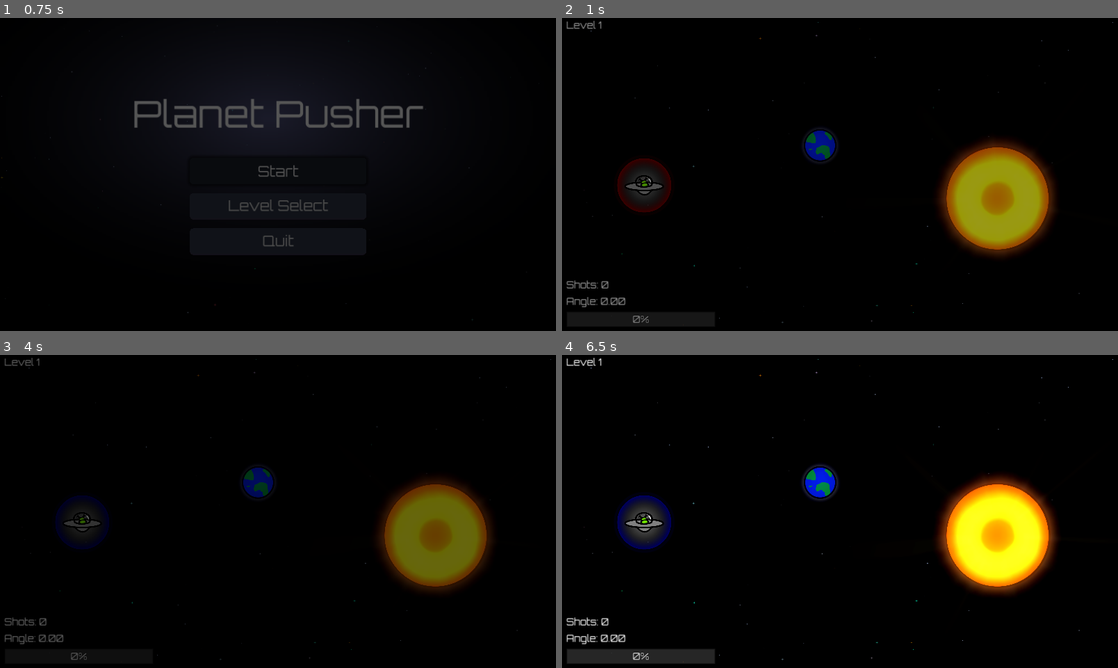
Above: before the commit, frames 1-4 (two rows, left to right).
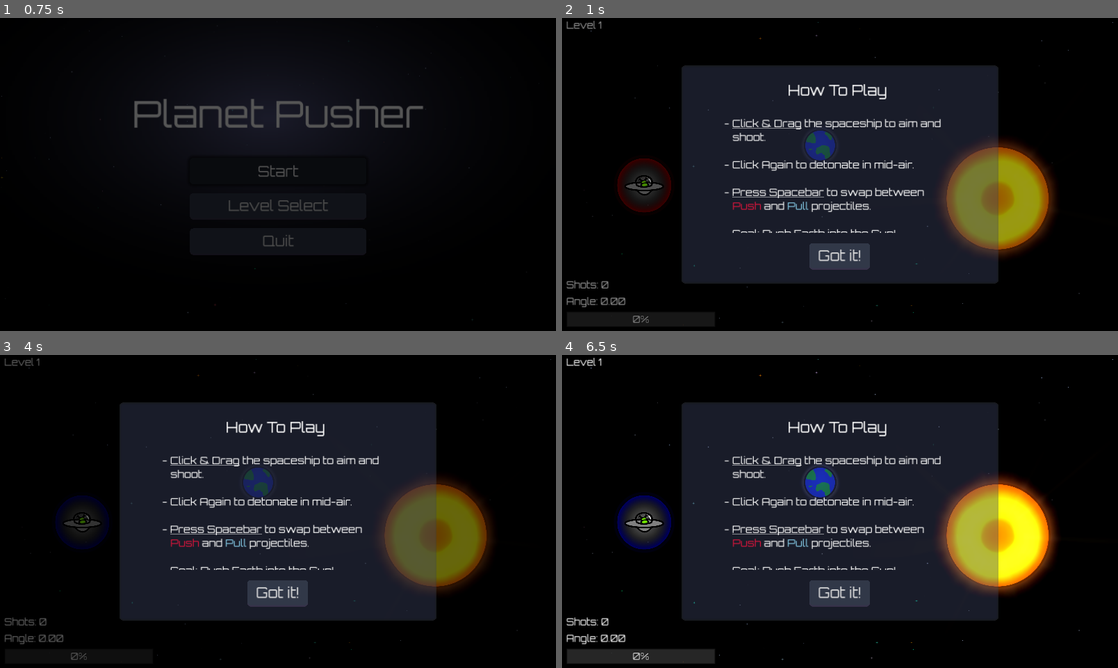
Above: after the commit, the same moments.

Repository: Afterglow375/godot_jam_03
Game: Godot game, scene res://scenes/ui/main_menu.tscn
Two runs of this game, one before a commit and one after it. Both use one fixed random seed, a clock stepped at 60 frames per second and the inputs below.
Inputs (mouse positions are in pixels of both pictures, inside the frame that each line leads up to):
- Up to frame 1 (0.75 s): click "Start" at 0.5 s
- Up to frame 2 (1 s): no input
- Up to frame 3 (4 s): click (278, 592) at 1.25 s, where only the run after the commit has a clickable "Got it!"; tap Enter at 2 s; drag from (83, 520) to (433, 536) at 2.02 s; drag from (166, 527) to (433, 536) at 2.77 s; tap Space at 3.5 s; move the mouse to (333, 442) at 3.52 s; tap R at 3.6 s; click (333, 442) at 3.67 s
- Up to frame 4 (6.5 s): click (840, 592) at 4.25 s, where only the run after the commit has a clickable "Got it!"; tap Enter at 5 s; drag from (812, 574) to (995, 536) at 5.02 s; tap Space at 5.75, 6.02 s; move the mouse to (1006, 558) at 5.77 s; tap R at 5.85 s; click (1006, 558) at 5.92 s

Frame 1 is identical in both runs. In frame 2, 40% of the frame differs, in the area x 21-79%, y 15-85%; in frame 3, 40%; in frame 4, 40%.

Commit message:
add tutorial popup

Diff:
--- a/scenes/levels/level_1.tscn
+++ b/scenes/levels/level_1.tscn
@@ -11,6 +11,7 @@
 [ext_resource type="PackedScene" uid="uid://du7btdyj4ge44" path="res://scenes/ui/pause_menu.tscn" id="7_qtagy"]
 [ext_resource type="PackedScene" uid="uid://bm8xkbphah7sv" path="res://scenes/ui/win_popup.tscn" id="8_sxjsc"]
 [ext_resource type="PackedScene" uid="uid://ta2p14py4etx" path="res://scenes/ui/HUD.tscn" id="9_em208"]
+[ext_resource type="PackedScene" uid="uid://do4v846bf7snb" path="res://scenes/ui/tutorial_menu.tscn" id="12_eh18k"]
 
 [sub_resource type="CanvasItemMaterial" id="CanvasItemMaterial_6j3y4"]
 blend_mode = 1
@@ -188,3 +189,5 @@
 
 [node name="WinPopup" parent="UI" instance=ExtResource("8_sxjsc")]
 visible = false
+
+[node name="TutorialMenu" parent="." instance=ExtResource("12_eh18k")]
--- /dev/null
+++ b/scenes/ui/tutorial_menu.tscn
@@ -0,0 +1,97 @@
+[gd_scene load_steps=2 format=3 uid="uid://do4v846bf7snb"]
+
+[ext_resource type="Script" path="res://scripts/ui/tutorial_menu.gd" id="1_xmp0q"]
+
+[node name="TutorialMenu" type="CanvasLayer"]
+script = ExtResource("1_xmp0q")
+
+[node name="Control" type="Control" parent="."]
+layout_mode = 3
+anchors_preset = 8
+anchor_left = 0.5
+anchor_top = 0.5
+anchor_right = 0.5
+anchor_bottom = 0.5
+offset_left = -20.0
+offset_top = -20.0
+offset_right = 20.0
+offset_bottom = 20.0
+grow_horizontal = 2
+grow_vertical = 2
+size_flags_horizontal = 4
+
+[node name="Panel" type="Panel" parent="Control"]
+layout_mode = 1
+anchors_preset = 8
+anchor_left = 0.5
+anchor_top = 0.5
+anchor_right = 0.5
+anchor_bottom = 0.5
+offset_left = -1096.0
+offset_top = -752.0
+offset_right = 1096.0
+offset_bottom = 752.0
+grow_horizontal = 2
+grow_vertical = 2
+
+[node name="RichTextLabel" type="RichTextLabel" parent="Control/Panel"]
+layout_mode = 1
+anchors_preset = 5
+anchor_left = 0.5
+anchor_right = 0.5
+offset_left = -360.0
+offset_top = 104.0
+offset_right = 360.0
+offset_bottom = 240.0
+grow_horizontal = 2
+theme_override_font_sizes/normal_font_size = 99
+bbcode_enabled = true
+text = "How To Play"
+
+[node name="VBoxContainer" type="VBoxContainer" parent="Control/Panel"]
+layout_mode = 1
+anchors_preset = 8
+anchor_left = 0.5
+anchor_top = 0.5
+anchor_right = 0.5
+anchor_bottom = 0.5
+offset_left = -20.0
+offset_top = -20.0
+offset_right = 20.0
+offset_bottom = 20.0
+grow_horizontal = 2
+grow_vertical = 2
+
+[node name="RichTextLabel" type="RichTextLabel" parent="Control/Panel/VBoxContainer"]
+custom_minimum_size = Vector2(1600, 805)
+layout_mode = 2
+theme_override_font_sizes/normal_font_size = 70
+theme_override_font_sizes/bold_font_size = 70
+bbcode_enabled = true
+text = "- [u]Click & Drag[/u] the spaceship to aim and
+   shoot.
+
+- [u]Click Again[/u] to detonate in mid-air.
+
+- [u]Press Spacebar[/u] to swap between
+   [color=crimson]Push[/color] and [color=skyblue]Pull[/color] projectiles.
+
+- [u]Goal:[/u] Push Earth into the Sun!"
+scroll_active = false
+
+[node name="CloseButton" type="Button" parent="Control/Panel"]
+layout_mode = 1
+anchors_preset = 7
+anchor_left = 0.5
+anchor_top = 1.0
+anchor_right = 0.5
+anchor_bottom = 1.0
+offset_left = -152.0
+offset_top = -256.0
+offset_right = 148.0
+offset_bottom = -115.0
+grow_horizontal = 2
+grow_vertical = 0
+text = "Got it!"
+
+[connection signal="pressed" from="Control/Panel/CloseButton" to="." method="_on_close_button_pressed"]
--- /dev/null
+++ b/scripts/ui/tutorial_menu.gd
@@ -0,0 +1,9 @@
+extends CanvasLayer
+
+func _ready() -> void:
+	await get_tree().create_timer(0.5).timeout
+	GameManager.toggle_pause()
+
+func _on_close_button_pressed() -> void:
+	GameManager.toggle_pause()
+	hide()
Not shown: 1 places in scenes/levels/level_1.tscn that only renumber resources
